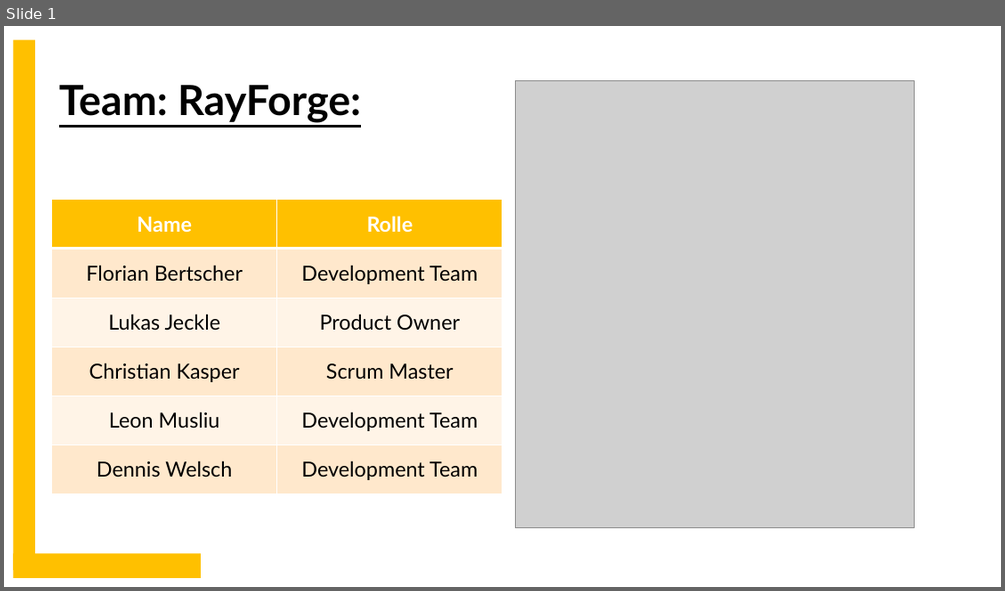
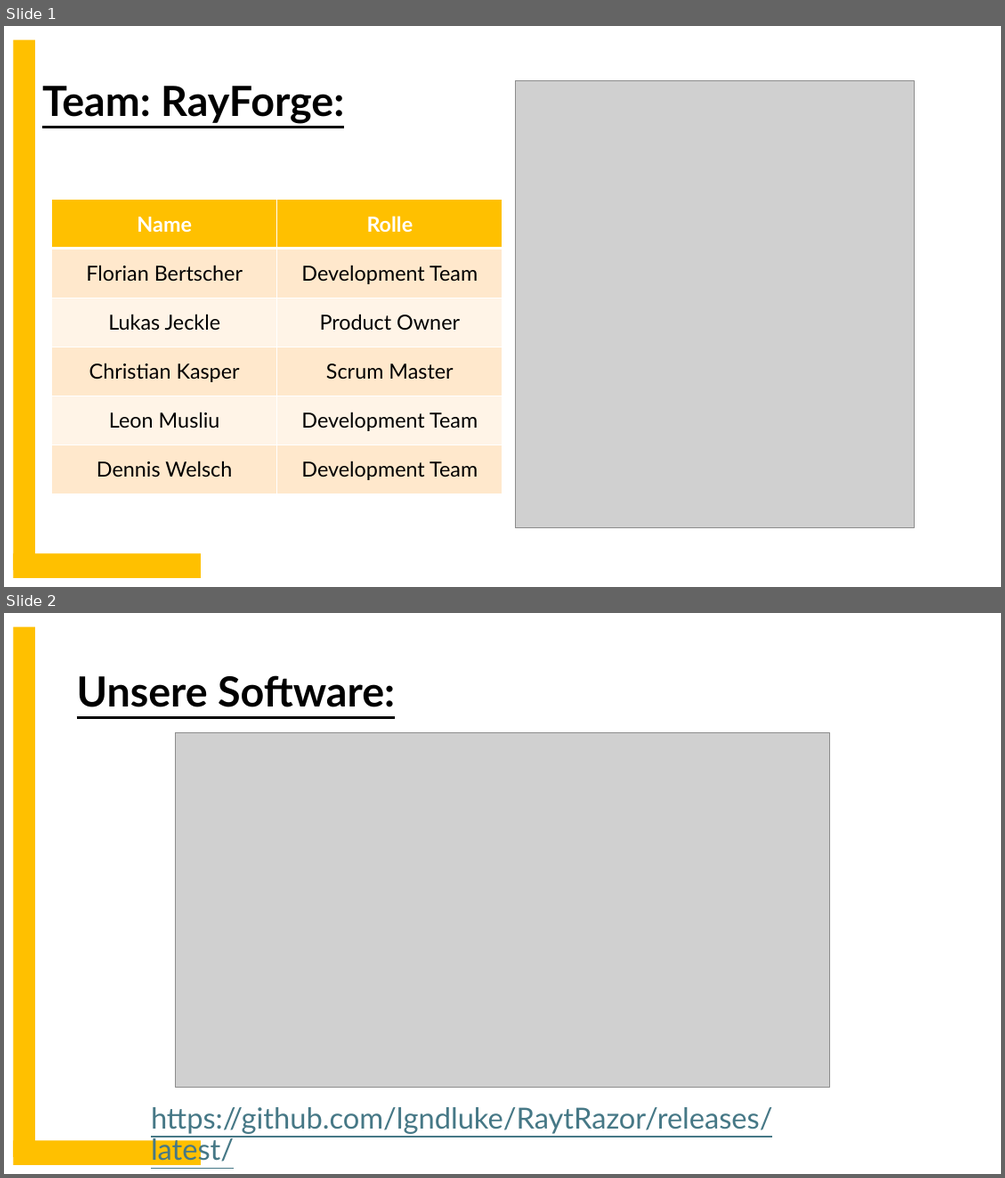
Before and after one commit to lgndluke/RaytRazor, a slide deck: 3. Präsentation/3.1 Präsentationsunterlagen/03_Team_RayForge_Release_Management-Präsentation.pptx. Shown one above the other, each under a label of ours: slide 1 before the commit, slides 1 and 2 after it. The pictures are 1005x591 and 1005x1178 pixels, drawn with LibreOffice and Linux fonts; fonts in the diff are those of the drawing; grey boxes stand for pictures. Boxes give left, top, right and bottom in pixels: in the first picture for what was removed or moved away, otherwise in the second. Text is boxed around its words. In the diff, an @@ line names an element or a change of style, - is before the commit and + after.

Commit message:
03_Team_RayForge_Release_Management-Präsentation.pptx: Erste Präsentations-Platzhalter eingefügt.

```diff
--- a/3. Präsentation/3.1 Präsentationsunterlagen/03_Team_RayForge_Release_Management-Präsentation.pptx
+++ b/3. Präsentation/3.1 Präsentationsunterlagen/03_Team_RayForge_Release_Management-Präsentation.pptx
@@ slide 2 added at (4, 613, 1001, 1174), background #FFFFFF @@
@@ rectangle added at (13, 627, 34, 1158), fill #FFC000 @@
@@ text added at (77, 675, 395, 707), 40 pt, text #000000, bold, underline @@
+Unsere Software:
@@ picture added at (176, 732, 830, 1088) @@
@@ text added at (151, 1107, 773, 1166), 28 pt, text #467886, underline @@
+https://github.com/lgndluke/RaytRazor/releases/latest/
@@ rectangle added at (13, 1140, 201, 1165), fill #FFC000 @@
@@ slide 1 changed as well @@
@@ text "Team: RayForge:": place and size @@
-text "Team: RayForge:" at (59, 85, 361, 123)
+text "Team: RayForge:" at (42, 86, 344, 124)
```
Also in this commit, not shown: 4 other slides added.
